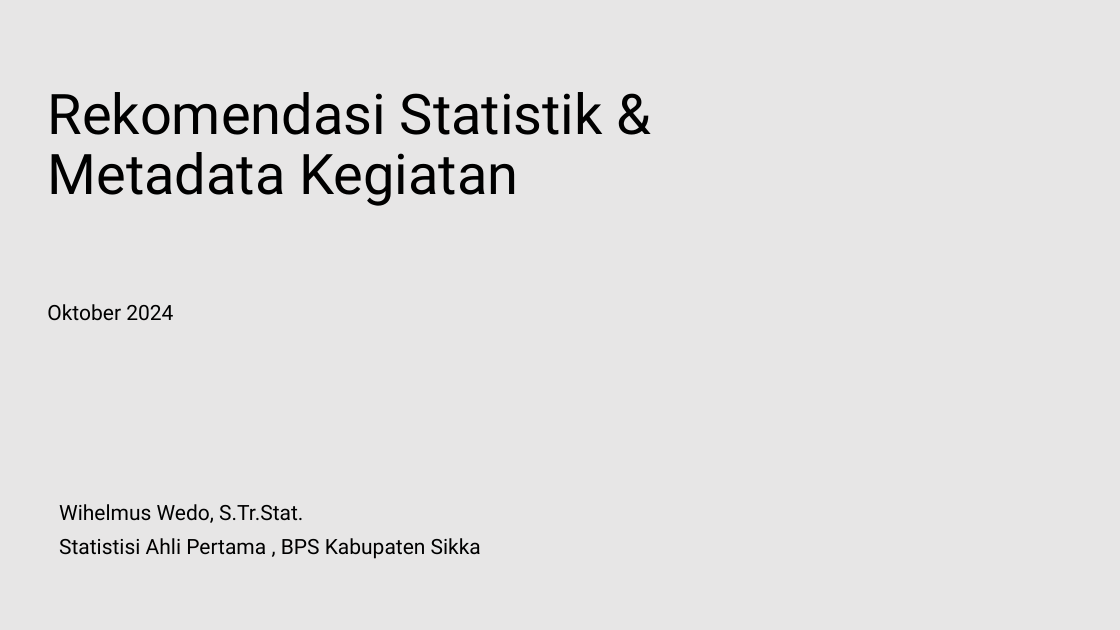
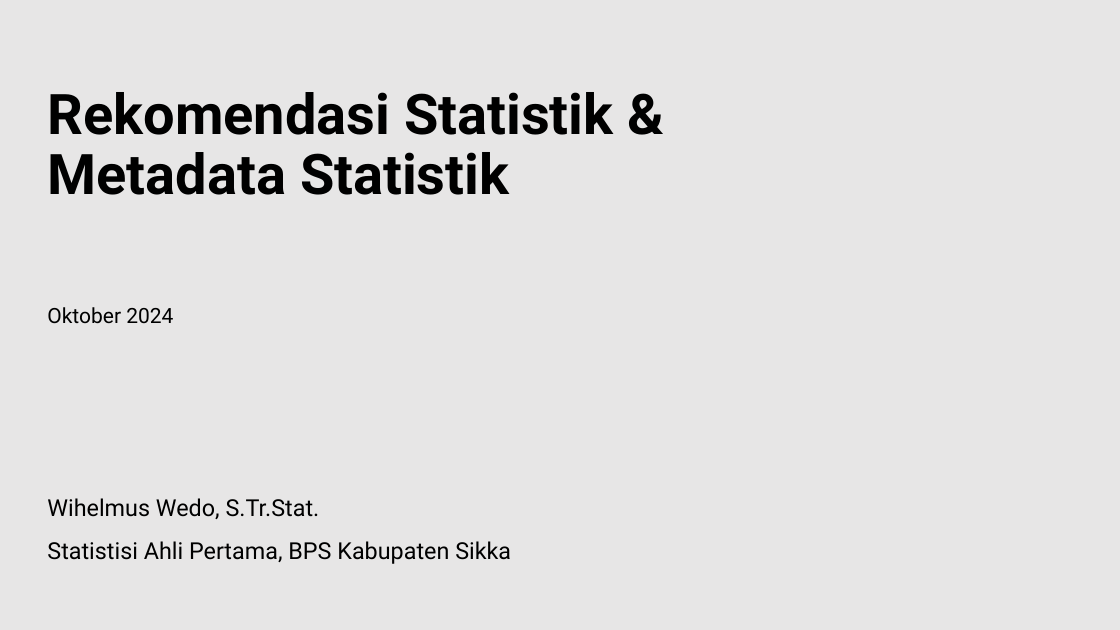
Before and after one commit to rexevan/talks, a slide deck: slide 1 of 2024-10-16/slides-pptx.pptx. Drawn at 1120x630 pixels with LibreOffice and Linux fonts; fonts in the diff are those of the drawing. Boxes give left, top, right and bottom in pixels: in the first picture for what was removed or moved away, otherwise in the second. Text is boxed around its words. In the diff, an @@ line names an element or a change of style, - is before the commit and + after.

```diff
--- a/2024-10-16/slides-pptx.pptx
+++ b/2024-10-16/slides-pptx.pptx
@@ title at bbox=[48, 92, 613, 195]: text changed; bold on @@
-Rekomendasi Statistik &
-Metadata Kegiatan
+Rekomendasi Statistik &
+Metadata Statistik
@@ text "Wihelmus Wedo, S.Tr.Stat.": place and size @@
-text "Wihelmus Wedo, S.Tr.Stat." at bbox=[59, 504, 303, 523]
+text "Wihelmus Wedo, S.Tr.Stat." at bbox=[47, 498, 320, 519]
@@ text "Wihelmus Wedo, S.Tr.Stat." at bbox=[47, 498, 320, 519]: size 18 to 20 pt @@
@@ text at bbox=[47, 541, 511, 564]: text changed; size 18 to 20 pt @@
-Statistisi Ahli Pertama , BPS Kabupaten Sikka
+Statistisi Ahli Pertama, BPS Kabupaten Sikka
```
Also in this commit, not shown: 2 other slides changed, 1 slide added, 12 other files.
